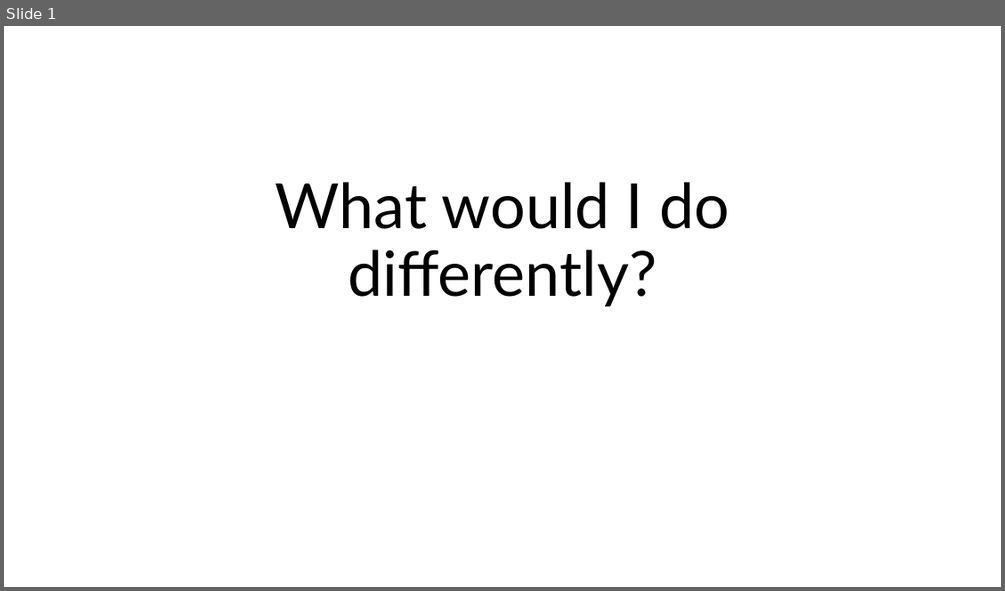
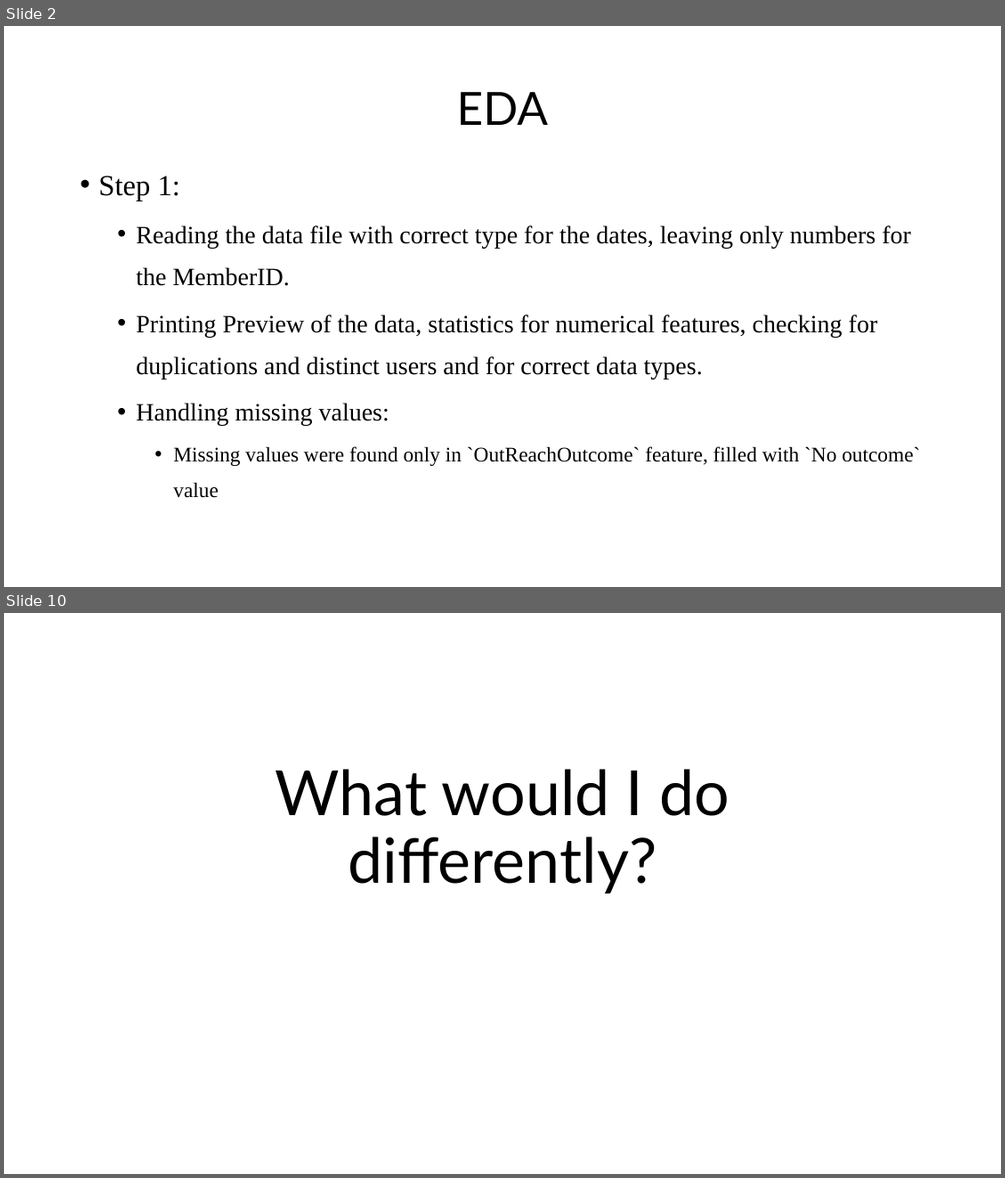
Before and after one commit to yotamdery/Predicting_Churn, a slide deck: Vi - Presentation.pptx. Shown one above the other, each under a label of ours: slide 1 before the commit, slides 2 and 10 after it; the slides between them are not shown. The pictures are 1005x591 and 1005x1178 pixels, drawn with LibreOffice and Linux fonts; fonts in the diff are those of the drawing. Boxes give left, top, right and bottom in pixels: in the first picture for what was removed or moved away, otherwise in the second. Text is boxed around its words. In the diff, an @@ line names an element or a change of style, - is before the commit and + after.

```diff
--- a/Vi - Presentation.pptx
+++ b/Vi - Presentation.pptx
@@ slide 2 added at (x1=4, y1=26, x2=1001, y2=587), background #FFFFFF @@
@@ title added at (x1=457, y1=92, x2=548, y2=125), 44 pt, text #000000 @@
+EDA
@@ text added at (x1=98, y1=176, x2=920, y2=498), 24 pt, text #000000 @@
+• Step 1:
+  • Reading the data file with correct type for the dates, leaving only numbers for the MemberID.
+  • Printing Preview of the data, statistics for numerical features, checking for duplications and distinct users and for correct data types.
+  • Handling missing values:
+    • Missing values were found only in `OutReachOutcome` feature, filled with `No outcome` value
@@ what was slide 1 is now slide 10 @@
```
Also in this commit, not shown: 4 slides changed, 9 other slides added.
